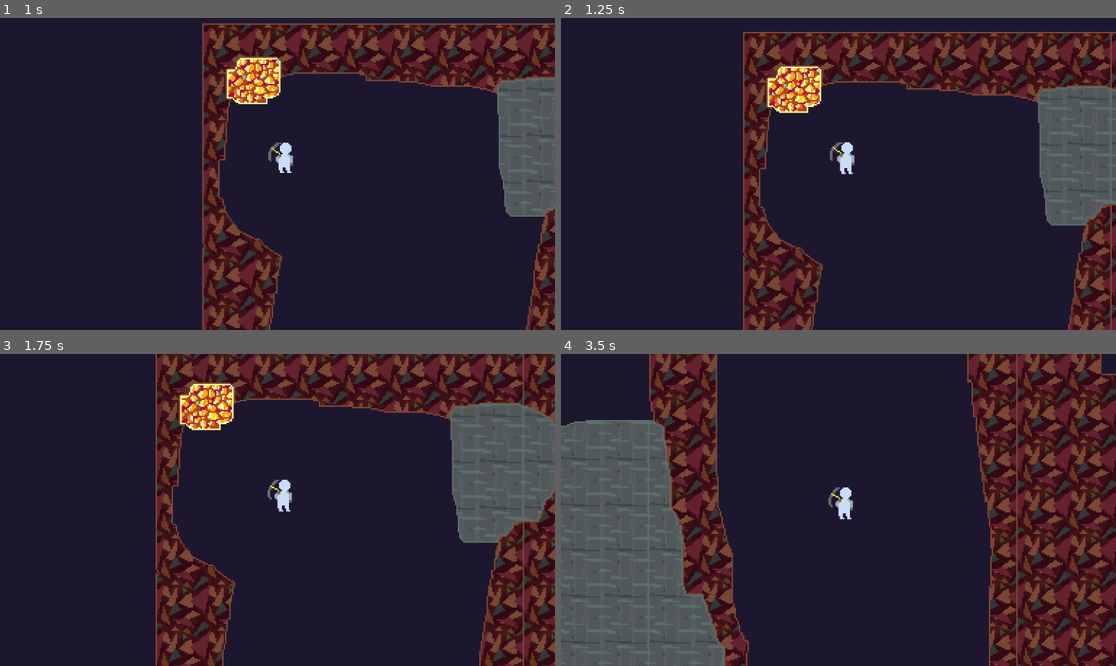
Above: before the commit, frames 1-4 (two rows, left to right).
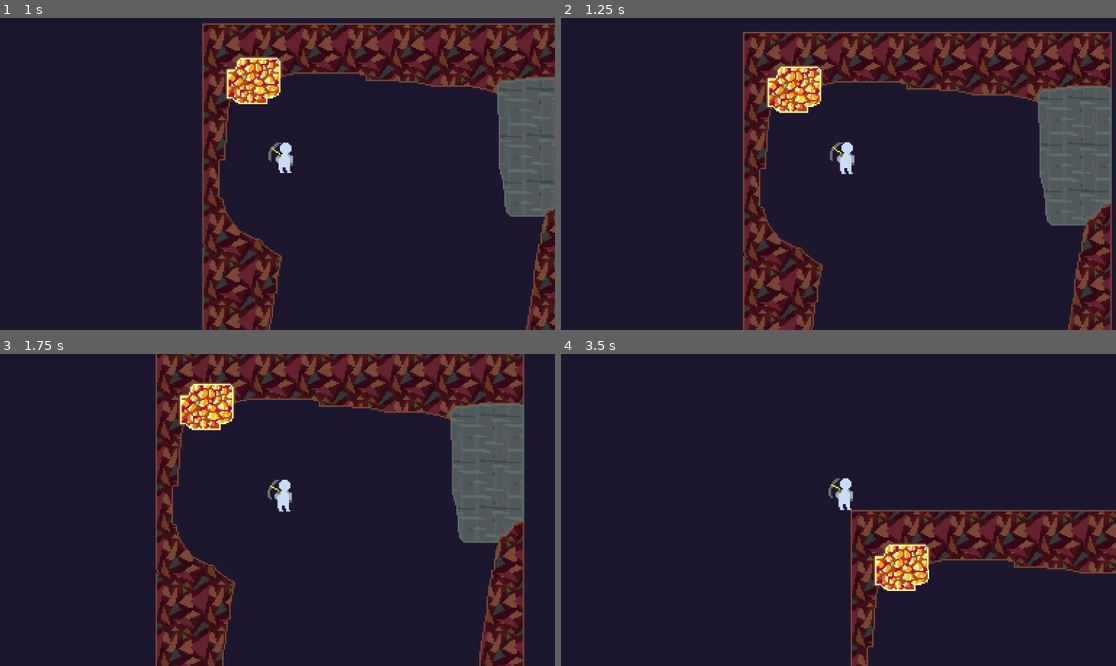
Above: after the commit, the same moments.

Repository: henriqueBD/core
Game: Godot game, scene res://scenes/game.tscn
The game is run twice, just before and just after one commit, with the same random seed, the same clock (stepped at 60 frames per second) and the same inputs.
Inputs (mouse positions are in pixels of both pictures, inside the frame that each line leads up to):
- Up to frame 1 (1 s): tap Enter at 0.5 s; move the mouse to (399, 158) at 0.52 s; hold Right (ui_right) from 0.53 s (still down); tap L (hit_pickaxe) at 0.6 s; click (399, 158) at 0.67 s; tap Space (jump) at 0.77 s
- Up to frame 2 (1.25 s): keep holding Right (ui_right)
- Up to frame 3 (1.75 s): move the mouse to (166, 525) at 1.27 s; release Right (ui_right) at 1.28 s; hold Down (ui_down) from 1.28 s (still down); click (166, 525) at 1.35 s; tap Space (jump) at 1.52 s
- Up to frame 4 (3.5 s): move the mouse to (894, 441) at 2.02 s; release Down (ui_down) at 2.03 s; hold Right (ui_right) 2.03-2.78 s; tap Mouse wheel down (scroll_down) at 2.1 s; click (894, 441) at 2.17 s; move the mouse to (810, 572) at 2.77 s; hold Up (ui_up) from 2.78 s (still down); tap Mouse wheel up (scroll_up) at 2.85 s; click (810, 572) at 2.92 s; tap Space (jump) at 3.02 s

Frame 1 is identical in both runs. In frame 2, 0.7% of the frame differs, in the area x 99-100%, y 4-100%; in frame 3, 5.5%; in frame 4, 55%, in the area x 0-100%, y 0-100%.
Error after the commit: Invalid access to property or key '(0, 1)' on a base object of type 'Dictionary[Vector2i, chunk_tile]'. (res://scripts/chunks.gd:171)

Commit message:
Thread chunk loading (broken)

Diff:
--- a/scripts/chunk_tile.gd
+++ b/scripts/chunk_tile.gd
@@ -1,16 +1,20 @@
 @tool
 class_name chunk_tile
 extends Sprite2D
+
+const EXPECTED_DATA_SIZE: int = 65025
 
 var img: Image
 var tex: ImageTexture
 var coords: Vector2i = Vector2i(0,0)
 var data: PackedByteArray
-var _tile_sprites: Array[Image]
+
+var global_pos_cached: Vector2
 
 var entities: obj_chunk
 
-var _chunks_loaded: Dictionary[Vector2i, chunk_tile]
+static var _tile_sprites: Array[Image]
+static var _chunks_loaded: Dictionary[Vector2i, chunk_tile]
 
 #const chunk_shader: Shader = preload("res://terrain_shader.gdshader")
 
@@ -21,18 +25,16 @@
 static func get_entities_map(entities_cord: Vector2i) -> String:
 	return "res://entities_map/%d-%d.res" % [entities_cord.x, entities_cord.y]
 
-func initialize(c: Vector2i, sprite_array: Array[Image], dict_chunks: Dictionary[Vector2i, chunk_tile], data_empty: PackedByteArray = []) -> obj_chunk:
+func initialize(c: Vector2i, data_empty: PackedByteArray = []) -> obj_chunk:
 	self.set_process(false)
-	_chunks_loaded = dict_chunks
-	_tile_sprites = sprite_array
 	coords = c
 
 	if len(data_empty) == 0:
-		data = decompress_chunk(getBytes())
+		data = decompress_chunk(get_bytes(c))
 	else:
 		data = decompress_chunk(data_empty)
 
-	assert(data.size() == 65025)
+	assert(data.size() == EXPECTED_DATA_SIZE)
 
 	self.position.x += c.x * Global.CHUNK_SIDE
 	self.position.y += c.y * Global.CHUNK_SIDE
@@ -64,8 +66,28 @@
 	else:
 		return null
 
-func getBytes() -> PackedByteArray:
-	var targetName: String = chunk_mng.get_chunk_path(coords)
+func initialize_deffered(key: Vector2i, decompressed_data: PackedByteArray, sprite: ImageTexture) -> obj_chunk:
+	#_initialize_deffered_helper(key, decompressed_data, sprite)
+	call_deferred("_initialize_deffered_helper", key, decompressed_data, sprite)
+	return null
+
+func _initialize_deffered_helper(key: Vector2i, decompressed_data: PackedByteArray, sprite: ImageTexture) -> obj_chunk:
+	self.set_process(false)
+	coords = key
+
+	data = decompressed_data
+	assert(data.size() == EXPECTED_DATA_SIZE)
+
+	#self.position.x += key.x * Global.CHUNK_SIDE
+	#self.position.y += key.y * Global.CHUNK_SIDE
+	self.global_position = Global.CHUNK_SIDE * key
+
+	self.texture = sprite
+
+	return null
+
+static func get_bytes(coords_tmp: Vector2i) -> PackedByteArray:
+	var targetName: String = chunk_mng.get_chunk_path(coords_tmp)
 	var file: FileAccess = FileAccess.open(targetName, FileAccess.READ)
 	if file:
 		var size: int = file.get_length()
@@ -73,7 +95,7 @@
 		file.close()
 		return dataTmp
 	else:
-		print("Failed to open file:", name)
+		print("Failed to open file for chunk ", str(coords_tmp))
 		return []
 
 func _has_same_neighborsv(coord_check: Vector2i) -> bool:
@@ -88,7 +110,7 @@
 		_get_tile_safe(x_check, y_check - 1) == type_check
 	)
 
-func decompress_chunk(compressed_data: PackedByteArray) -> PackedByteArray:
+static func decompress_chunk(compressed_data: PackedByteArray) -> PackedByteArray:
 	var decompressed_data: PackedByteArray = PackedByteArray()
 
 	const REPEAT_BYTE_MARKER: int = 255
@@ -128,8 +150,35 @@
 
 	return decompressed_data
 
+static func create_texture_from_terrain_data(terrain_data: PackedByteArray) -> ImageTexture:
+	var terrain_img: Image = Image.create_empty(Global.CHUNK_SIDE, Global.CHUNK_SIDE, false, Image.FORMAT_RGBA8)
+
+	for i: int in range(terrain_data.size()):
+		var grid_img_coords: Vector2i = Vector2i(i % Global.CHUNK_SIDE, i / Global.CHUNK_SIDE)
+		var curr_tile: TILE_TYPE = terrain_data[i] as TILE_TYPE
+		if curr_tile == TILE_TYPE.AIR:
+			terrain_img.set_pixelv(grid_img_coords, chunk_mng.tile_edge_colors[0])
+			continue
+		if (
+			grid_img_coords.x > 0 and grid_img_coords.x < Global.CHUNK_SIDE-1 and
+			grid_img_coords.y > 0 and grid_img_coords.y < Global.CHUNK_SIDE-1 and
+			terrain_data[(grid_img_coords.y + 1) * Global.CHUNK_SIDE + grid_img_coords.x] == curr_tile and
+			terrain_data[grid_img_coords.y * Global.CHUNK_SIDE + (grid_img_coords.x + 1)] == curr_tile and
+			terrain_data[(grid_img_coords.y - 1) * Global.CHUNK_SIDE + grid_img_coords.x] == curr_tile and
+			terrain_data[grid_img_coords.y * Global.CHUNK_SIDE + (grid_img_coords.x - 1)] == curr_tile
+			):
+			terrain_img.set_pixelv(grid_img_coords, chunk_mng.tile_edge_colors[terrain_data[i]])
+		else:
+			terrain_img.set_pixelv(
+				grid_img_coords,
+				_tile_sprites[terrain_data[i]].get_pixelv(Vector2i((grid_img_coords)) % _tile_sprites[terrain_data[i]].get_size())
+			)
+
+	return ImageTexture.create_from_image(terrain_img)
+
 func world_to_grid(world_pos: Vector2) -> Vector2i:
 	var local_pos: Vector2 = to_local(world_pos)
+	#var local_pos: Vector2 = global_pos_cached - world_pos
 	return Vector2i(floor(local_pos.x), floor(local_pos.y))
 
 func grid_to_world(grid_pos: Vector2i, tile_pos: TILE_POS) -> Vector2:
--- a/scripts/chunks.gd
+++ b/scripts/chunks.gd
@@ -18,7 +18,11 @@
 
 var _chunks_dict: Dictionary[Vector2i, chunk_tile] = {}
 var _chunks_buff_dict: Dictionary[Vector2i, bool]
-var _chunk_load_queue: Dictionary[Vector2i, bool] = {}
+
+var _array_load_mutex: Mutex = Mutex.new()
+var _loader_continue: bool = true
+var _loader_thread: Thread
+var _chunk_load_queue: Array[Vector2i] = []
 
 var _last_center_chunk: Vector2i = Vector2i(-1, -1)
 var _curr_center_chunk: Vector2i
@@ -58,10 +62,61 @@
 	for i: int in range(1, len(tile_sprites)):
 		assert(tile_sprites[i] != null)
 
+	chunk_tile._tile_sprites = tile_sprites
+	chunk_tile._chunks_loaded = _chunks_dict
+
 	if obj_id_to_name.is_empty():
 		_load_obj_list()
 
 	_load_chunk(Vector2i(0,0))
+
+	_loader_thread = Thread.new()
+	_loader_thread.start(_loader_process)
+
+func _process(_delta: float) -> void:
+	if Engine.is_editor_hint():
+		if editor_stuff_active:
+			load_nearby_chunks(EditorInterface.get_editor_viewport_2d().get_mouse_position())
+	else:
+		load_nearby_chunks(player.global_position)
+
+func _loader_process() -> void:
+	while _loader_continue:
+		if !_chunk_load_queue.is_empty():
+
+			_array_load_mutex.lock()
+			var chunk_to_load_coords: Vector2i = _chunk_load_queue.pop_front()
+			print("Loading in thread " + str(chunk_to_load_coords))
+			_array_load_mutex.unlock()
+
+			var new_chunk: chunk_tile = chunk_scene.instantiate()
+
+			var terrain_data: PackedByteArray = chunk_tile.decompress_chunk(chunk_tile.get_bytes(chunk_to_load_coords))
+
+			assert(terrain_data.size() == chunk_tile.EXPECTED_DATA_SIZE)
+
+			var global_pos: Vector2
+			global_pos.x += chunk_to_load_coords.x * Global.CHUNK_SIDE
+			global_pos.y += chunk_to_load_coords.y * Global.CHUNK_SIDE
+
+			var terrain_texture: ImageTexture = chunk_tile.create_texture_from_terrain_data(terrain_data)
+
+			new_chunk.initialize_deffered(chunk_to_load_coords, terrain_data, terrain_texture)
+
+			#self.texture = tex
+			#
+			## Load entities
+			#entities = obj_chunk.new()
+			#var path: String = get_entities_map(self.coords)
+			#if FileAccess.file_exists(path):
+				#entities = ResourceLoader.load(path)
+				#return entities
+			#else:
+				#return null
+
+func _loader_end() -> void:
+	_loader_continue = false
+	_loader_thread.wait_to_finish()
 
 func _load_tile_resources() -> void:
 	tile_sprites = [null]
@@ -204,13 +259,6 @@
 		_chunks_dict.has(chunk_bottom_left)):
 		_chunks_dict[chunk_bottom_left].break_tiles(world_rect, mining_force)
 
-func _process(_delta: float) -> void:
-	if Engine.is_editor_hint():
-		if editor_stuff_active:
-			load_nearby_chunks(EditorInterface.get_editor_viewport_2d().get_mouse_position())
-	else:
-		load_nearby_chunks(player.global_position)
-
 func load_nearby_chunks(global_pos: Vector2) -> void:
 	_curr_center_chunk = world_to_chunk_key(global_pos)
 	if _curr_center_chunk == _last_center_chunk:
@@ -227,7 +275,10 @@
 			if is_chunk_in_bounds(chunk_to_check):
 				_chunks_buff_dict[chunk_to_check] = true
 				if not _chunks_dict.has(chunk_to_check):
-					_load_chunk(chunk_to_check)
+					#_load_chunk(chunk_to_check)
+					_array_load_mutex.lock()
+					_chunk_load_queue.append(chunk_to_check)
+					_array_load_mutex.unlock()
 					if Engine.is_editor_hint():
 						editor_msg += "({x}, {y}) ".format({"x": chunk_to_check.x, "y": chunk_to_check.y})
 
@@ -260,7 +311,7 @@
 	#print("loading " + str(load_coords))
 
 	var newChunk: chunk_tile = chunk_scene.instantiate()
-	var entities: obj_chunk = newChunk.initialize(load_coords, tile_sprites, _chunks_dict)
+	var entities: obj_chunk = newChunk.initialize(load_coords)
 
 	newChunk.fix_borders()
 
@@ -341,7 +392,7 @@
 
 func create_empty_chunk(new_chunk_pos: Vector2i) -> void:
 	var newChunk: chunk_tile = chunk_scene.instantiate()
-	newChunk.initialize(new_chunk_pos, tile_sprites, _chunks_dict, emptyChunkTemplate)
+	newChunk.initialize(new_chunk_pos, emptyChunkTemplate)
 	newChunk._save_terrain()
 	add_child(newChunk)
 	_chunks_dict[new_chunk_pos] = newChunk
@@ -375,6 +426,7 @@
 #endregion
 
 func _exit_tree() -> void:
+	_loader_end()
 	unload_all_chunks()
 
 func unload_all_chunks() -> void:
